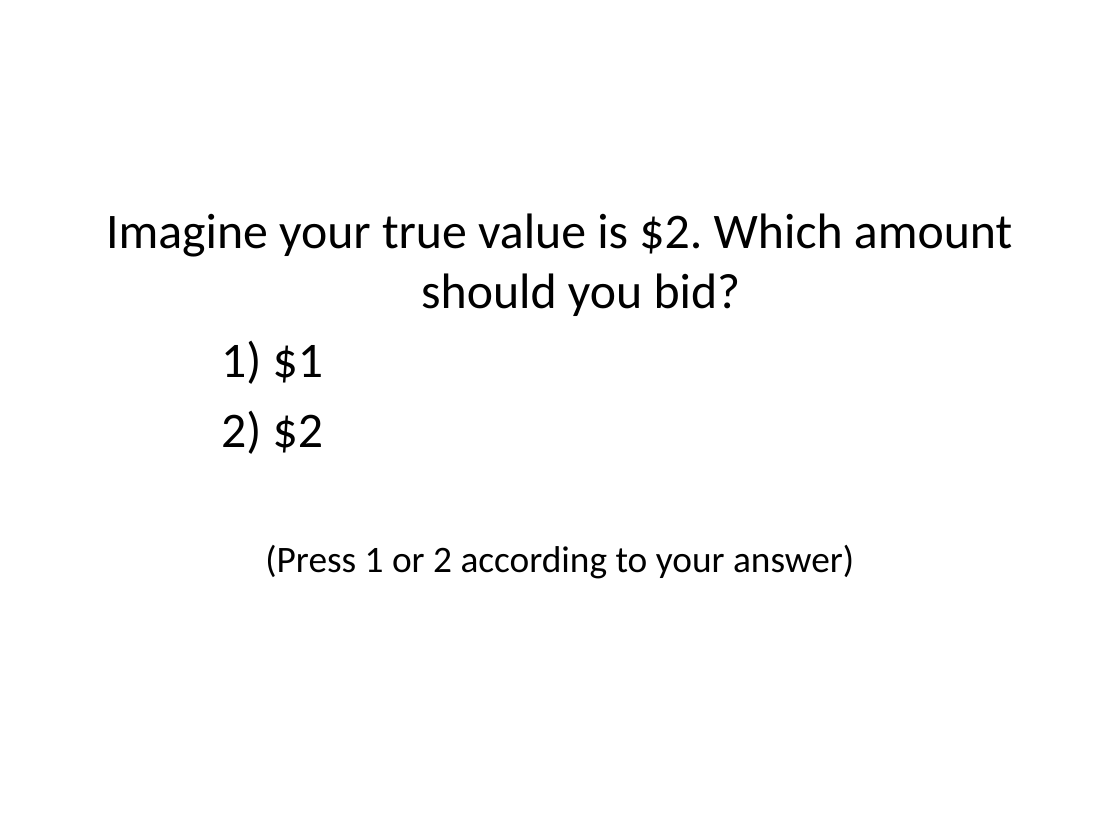
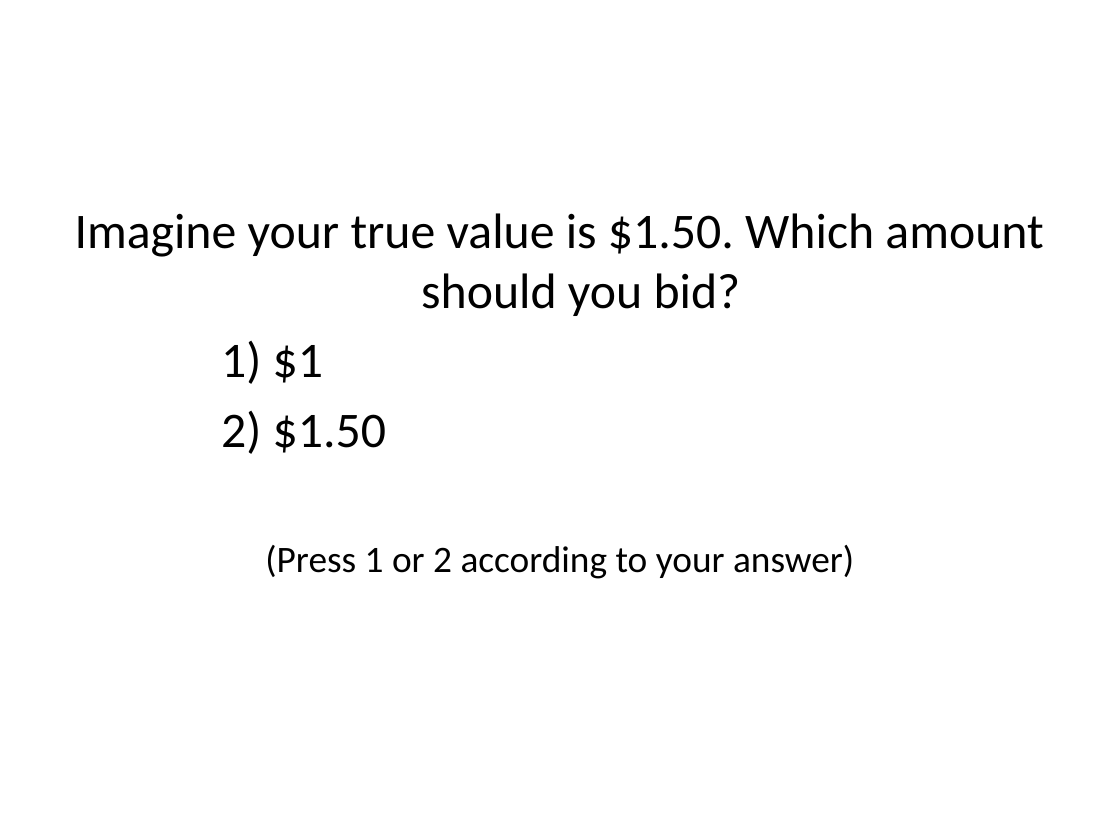
Before and after one commit to UOSAN/WTP, a slide deck: slide 2 of Practice_Instructions.pptx. Drawn at 1120x840 pixels with LibreOffice and Linux fonts; fonts in the diff are those of the drawing. Boxes give left, top, right and bottom in pixels: in the first picture for what was removed or moved away, otherwise in the second. Text is boxed around its words. In the diff, an @@ line names an element or a change of style, - is before the commit and + after.

Commit message:
udpated with new values

```diff
--- a/Practice_Instructions.pptx
+++ b/Practice_Instructions.pptx
@@ text at (75, 213, 1043, 316): text changed @@
-Imagine your true value is $2. Which amount should you bid?
+Imagine your true value is $1.50. Which amount should you bid?
@@ text at (221, 411, 386, 454): text changed @@
-2) $2
+2) $1.50
```
Also in this commit, not shown: 2 other slides changed.
